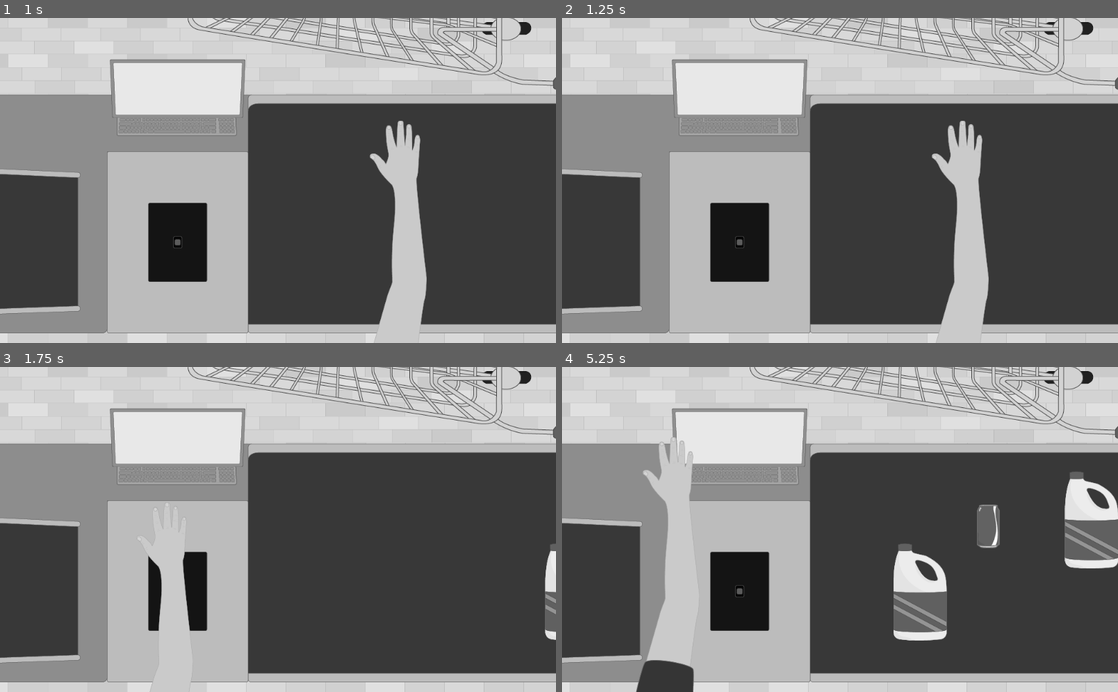
Above: before the commit, frames 1-4 (two rows, left to right).
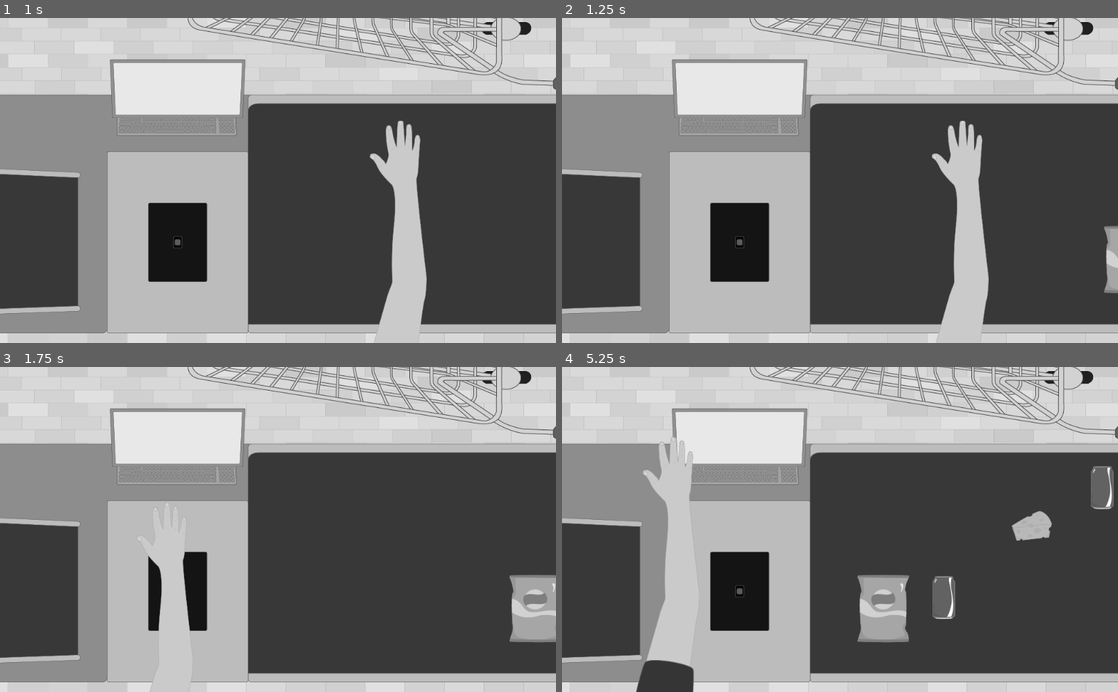
Above: after the commit, the same moments.

Repository: williamPropp/Wage-Mart
Game: Godot game, scene res://scenes/scanning_scene.tscn
Two runs of this game, one before a commit and one after it. Both use one fixed random seed, a clock stepped at 60 frames per second and the inputs below. The engine's default icon, where the game draws it, is replaced by a stand-in: a white triangle on a blue panel in a dark square.
Inputs (mouse positions are in pixels of both pictures, inside the frame that each line leads up to):
- Up to frame 1 (1 s): tap Enter at 0.5 s; move the mouse to (400, 164) at 0.52 s; click (400, 164) at 0.6 s
- Up to frame 2 (1.25 s): no input
- Up to frame 3 (1.75 s): move the mouse to (166, 545) at 1.27 s; click (166, 545) at 1.35 s
- Up to frame 4 (5.25 s): move the mouse to (895, 458) at 2.02 s; click (895, 458) at 2.1 s; move the mouse to (812, 594) at 2.77 s; click (812, 594) at 2.85 s; move the mouse to (1006, 578) at 3.52 s; click (1006, 578) at 3.6 s; tap Escape (pause) at 4.15 s; click "Resume" at 4.25 s; move the mouse to (673, 480) at 5.02 s; click (673, 480) at 5.1 s

Frame 1 is identical in both runs. In frame 2, 0.4% of the frame differs, in the area x 97-100%, y 63-85%; in frame 3, 1.7%; in frame 4, 7.3%, in the area x 53-100%, y 30-85%.

Commit message:
physics grocery item now follows hand, added placeholder bag, while dragging groc_item can phase through bag walls

Diff:
--- /dev/null
+++ b/prefabs/grocery_item_physics.tscn
@@ -0,0 +1,25 @@
+[gd_scene load_steps=3 format=2]
+
+[ext_resource path="res://icon.png" type="Texture" id=1]
+[ext_resource path="res://scripts/grocery_item_physics.gd" type="Script" id=2]
+
+[node name="grocery_item_physics" type="RigidBody2D" groups=["grocery_items_physics"]]
+script = ExtResource( 2 )
+
+[node name="groc_item_hbox" type="Area2D" parent="."]
+
+[node name="area2d\'s poly" type="CollisionPolygon2D" parent="groc_item_hbox"]
+position = Vector2( 1, 0 )
+scale = Vector2( 1.21119, 1.15136 )
+polygon = PoolVector2Array( -31, -31, -31, 30, 30, 31, 31, -31 )
+
+[node name="grocery_item_sprite" type="Sprite" parent="."]
+texture = ExtResource( 1 )
+
+[node name="groc_item_rigib_body_poly" type="CollisionPolygon2D" parent="."]
+polygon = PoolVector2Array( -31, -31, -31, 30, 30, 31, 31, -31 )
+
+[connection signal="mouse_entered" from="." to="." method="_on_grocery_item_physics_mouse_entered"]
+[connection signal="mouse_exited" from="." to="." method="_on_grocery_item_physics_mouse_exited"]
+[connection signal="area_entered" from="groc_item_hbox" to="." method="_on_groc_item_hbox_area_entered"]
+[connection signal="area_exited" from="groc_item_hbox" to="." method="_on_groc_item_hbox_area_exited"]
--- a/project.godot
+++ b/project.godot
@@ -43,6 +43,7 @@
 [physics]
 
 common/enable_pause_aware_picking=true
+2d/default_gravity=500
 
 [rendering]
 
--- /dev/null
+++ b/scenes/bagging_scene.tscn
@@ -0,0 +1,109 @@
+[gd_scene load_steps=9 format=2]
+
+[ext_resource path="res://scenes/gui.tscn" type="PackedScene" id=1]
+[ext_resource path="res://materials+shaders/black_n_white.gdshader" type="Shader" id=2]
+[ext_resource path="res://assets/open_arm.png" type="Texture" id=3]
+[ext_resource path="res://prefabs/grocery_item_physics.tscn" type="PackedScene" id=4]
+[ext_resource path="res://scripts/bagging_scene.gd" type="Script" id=5]
+[ext_resource path="res://icon.png" type="Texture" id=6]
+
+[sub_resource type="RectangleShape2D" id=2]
+extents = Vector2( 1.41072, 30.125 )
+
+[sub_resource type="ShaderMaterial" id=1]
+shader = ExtResource( 2 )
+shader_param/weight = 1.0
+
+[node name="bagging_scene" type="Node2D"]
+script = ExtResource( 5 )
+
+[node name="hand" type="Sprite" parent="." groups=["hand"]]
+position = Vector2( 733, 286 )
+z_index = 2
+texture = ExtResource( 3 )
+centered = false
+offset = Vector2( -80, -80 )
+
+[node name="hand_hbox" type="Area2D" parent="hand"]
+position = Vector2( -733, -286 )
+
+[node name="hand_hbox_poly" type="CollisionPolygon2D" parent="hand/hand_hbox"]
+polygon = PoolVector2Array( 719, 327, 706, 297, 718, 243, 763, 257, 766, 297, 760, 327 )
+
+[node name="grocery_bag" type="Node2D" parent="."]
+
+[node name="bag_wall_left" type="Sprite" parent="grocery_bag"]
+position = Vector2( 236, 390 )
+scale = Vector2( 3.5, 4.5 )
+texture = ExtResource( 6 )
+
+[node name="wall_static_body" type="StaticBody2D" parent="grocery_bag/bag_wall_left"]
+position = Vector2( -0.571419, 2.22223 )
+rotation = 0.785398
+
+[node name="CollisionShape2D" type="CollisionShape2D" parent="grocery_bag/bag_wall_left/wall_static_body"]
+position = Vector2( 20.1133, 19.3949 )
+rotation = 0.785398
+shape = SubResource( 2 )
+
+[node name="wall_static_body2" type="StaticBody2D" parent="grocery_bag/bag_wall_left"]
+
+[node name="CollisionShape2D" type="CollisionShape2D" parent="grocery_bag/bag_wall_left/wall_static_body2"]
+position = Vector2( 30.5714, -0.222221 )
+shape = SubResource( 2 )
+
+[node name="wall_static_body3" type="StaticBody2D" parent="grocery_bag/bag_wall_left"]
+
+[node name="CollisionShape2D" type="CollisionShape2D" parent="grocery_bag/bag_wall_left/wall_static_body3"]
+position = Vector2( -29.7143, -0.444443 )
+shape = SubResource( 2 )
+
+[node name="gui" parent="." instance=ExtResource( 1 )]
+layer = 3
+
+[node name="frame" type="Control" parent="."]
+visible = false
+margin_top = -100.0
+margin_right = 40.0
+margin_bottom = -60.0
+
+[node name="frame_left" type="ColorRect" parent="frame"]
+margin_left = -531.0
+margin_bottom = 800.0
+color = Color( 0.333333, 0.333333, 0.333333, 1 )
+
+[node name="frame_right" type="ColorRect" parent="frame"]
+margin_left = 1024.0
+margin_right = 1686.0
+margin_bottom = 800.0
+color = Color( 0.333333, 0.333333, 0.333333, 1 )
+
+[node name="frame_top" type="ColorRect" parent="frame"]
+margin_right = 1024.0
+margin_bottom = 100.0
+color = Color( 0.333333, 0.333333, 0.333333, 1 )
+
+[node name="frame_bottom" type="ColorRect" parent="frame"]
+margin_top = 700.0
+margin_right = 1024.0
+margin_bottom = 800.0
+color = Color( 0.333333, 0.333333, 0.333333, 1 )
+
+[node name="greyscale_parent" type="CanvasLayer" parent="."]
+layer = 3
+
+[node name="greyscale" type="ColorRect" parent="greyscale_parent"]
+material = SubResource( 1 )
+anchor_left = 1.0
+anchor_right = 1.0
+anchor_bottom = 1.0
+margin_left = -1024.0
+margin_bottom = 600.0
+mouse_filter = 2
+color = Color( 0.839216, 0.278431, 0.278431, 0 )
+__meta__ = {
+"_edit_lock_": true
+}
+
+[node name="grocery_item_physics" parent="." instance=ExtResource( 4 )]
+position = Vector2( 502, 367 )
--- a/scenes/scanning_scene.tscn
+++ b/scenes/scanning_scene.tscn
@@ -1,13 +1,12 @@
-[gd_scene load_steps=10 format=2]
+[gd_scene load_steps=9 format=2]
 
 [ext_resource path="res://scenes/gui.tscn" type="PackedScene" id=1]
-[ext_resource path="res://scanning_scene.gd" type="Script" id=2]
+[ext_resource path="res://scripts/scanning_scene.gd" type="Script" id=2]
 [ext_resource path="res://assets/scanner_and_conveyors.png" type="Texture" id=3]
 [ext_resource path="res://assets/open_arm.png" type="Texture" id=4]
 [ext_resource path="res://assets/tiled_floor.png" type="Texture" id=5]
 [ext_resource path="res://assets/shopping_cart.png" type="Texture" id=6]
 [ext_resource path="res://materials+shaders/black_n_white.gdshader" type="Shader" id=7]
-[ext_resource path="res://prefabs/grocery_item.tscn" type="PackedScene" id=8]
 
 [sub_resource type="ShaderMaterial" id=2]
 shader = ExtResource( 7 )
@@ -38,7 +37,7 @@
 position = Vector2( -733, -286 )
 
 [node name="hand_hbox_poly" type="CollisionPolygon2D" parent="hand/hand_hbox"]
-polygon = PoolVector2Array( 719, 327, 705, 289, 718, 243, 763, 257, 770, 304, 760, 327 )
+polygon = PoolVector2Array( 719, 327, 706, 297, 718, 243, 763, 257, 766, 297, 760, 327 )
 
 [node name="scanner" type="Area2D" parent="." groups=["scanner"]]
 
@@ -49,9 +48,9 @@
 [node name="entry_conveyor" type="Area2D" parent="." groups=["entry_conveyor"]]
 
 [node name="entry_conveyor_poly" type="CollisionPolygon2D" parent="entry_conveyor"]
-position = Vector2( -21825.3, -876.566 )
-scale = Vector2( 31.0368, 4.33824 )
-polygon = PoolVector2Array( 718.05, 327, 718, 243, 740, 243, 740.132, 328 )
+position = Vector2( -39044.3, -878 )
+scale = Vector2( 55.3704, 4.33824 )
+polygon = PoolVector2Array( 713.744, 326.4, 713.654, 242.956, 740, 243, 740.132, 328 )
 
 [node name="conveyor_stop" type="Area2D" parent="." groups=["conveyor_stop"]]
 
@@ -117,15 +116,3 @@
 __meta__ = {
 "_edit_lock_": true
 }
-
-[node name="grocery_item" parent="." instance=ExtResource( 8 )]
-visible = false
-position = Vector2( 347, 179 )
-
-[node name="grocery_item2" parent="." instance=ExtResource( 8 )]
-visible = false
-position = Vector2( 173, 179 )
-scale = Vector2( 1.54688, 1 )
-
-[connection signal="area_entered" from="hand/hand_hbox" to="." method="_on_hand_hbox_area_entered"]
-[connection signal="area_exited" from="hand/hand_hbox" to="." method="_on_hand_hbox_area_exited"]
--- /dev/null
+++ b/scripts/bagging_scene.gd
@@ -0,0 +1,32 @@
+extends Node2D
+
+var rng = RandomNumberGenerator.new()
+
+onready var hand = get_node("hand")
+
+onready var hand_open_sprite = load("res://assets/open_arm.png")
+onready var hand_closed_sprite = load("res://assets/closed_arm.png")
+
+var held_grocery_item
+
+func _ready():
+	rng.randomize()
+
+func _input(event):
+	if(event is InputEventMouseMotion):
+		if(event.position.x > 55 && event.position.x < 985):
+			hand.position.x = event.position.x
+		if(event.position.y > 200):
+			hand.position.y = event.position.y
+
+	if Input.is_action_just_pressed("left_mouse"):
+		hand.texture = hand_closed_sprite
+	elif Input.is_action_just_released("left_mouse"):
+		hand.texture = hand_open_sprite
+
+func spawn_customers_items():
+	pass
+
+func edit_saturation(value):
+	var shader = get_node("greyscale_parent/greyscale").material
+	shader.set_shader_param("weight", value)
--- a/scripts/global.gd
+++ b/scripts/global.gd
@@ -1,20 +1,24 @@
 extends Node
 
-var current_scene_state
-enum Scene_States {main_menu_scene_state, scanning_scene_state, baggin_scene_state, finance_scene_state}
+enum Scene_State {main_menu_scene_state, scanning_scene_state, bagging_scene_state, finance_scene_state}
+var current_scene_state = Scene_State.scanning_scene_state
+#var current_scene_state = Scene_State.bagging_scene_state
 
 var grocery_item_types = ["apple", "bleach", "cheese", "chips", "soda"]
+var is_entry_conveyor_active = true
 
 var hand
 var hand_position
 
 func _ready():
 	Input.set_mouse_mode(Input.MOUSE_MODE_HIDDEN)
-
+#	if(current_scene_state == Scene_State.scanning_scene_state || current_scene_state == Scene_State.bagging_scene_state):
+#		hand = get_tree().get_nodes_in_group("hand")[0]
 	hand = get_tree().get_nodes_in_group("hand")[0]
 
 func _physics_process(delta):
-	hand_position = hand.position
+	if(current_scene_state == Scene_State.scanning_scene_state):
+		hand_position = hand.position
 
 func play_sound(sample_name, bus = "Master"):
 	var sample_path
--- a/scripts/grocery_item.gd
+++ b/scripts/grocery_item.gd
@@ -8,7 +8,6 @@
 var pickup_grow_factor = 1.05
 var conveyor_speed = 2
 
-var is_entry_conveyor_active = true
 var is_pickupable = false
 var on_entry_conveyor = false
 var on_exit_conveyor = false
@@ -39,8 +38,12 @@
 		position = Global.hand_position + click_offset
 
 func _physics_process(delta):
-	if(on_entry_conveyor && !is_dragging && is_entry_conveyor_active && position.x > 460):
-		self.position.x -= conveyor_speed
+	if(on_entry_conveyor && !is_dragging && Global.is_entry_conveyor_active):
+		if(position.x > 1024):
+			self.position.x -= 5 * conveyor_speed
+		elif(position.x > 460):
+			self.position.x -= conveyor_speed
+
 	if(on_exit_conveyor && !is_dragging):
 		self.position.x -= conveyor_speed
 
@@ -60,8 +63,9 @@
 	elif(area.is_in_group("entry_conveyor")):
 		on_entry_conveyor = entered
 	elif(area.is_in_group("conveyor_stop")):
-		for groc_item in get_tree().get_nodes_in_group("grocery_items"):
-			groc_item.is_entry_conveyor_active = !entered
+#		for groc_item in get_tree().get_nodes_in_group("grocery_items"):
+#			groc_item.is_entry_conveyor_active = !entered
+		Global.is_entry_conveyor_active = !entered
 	elif(area.is_in_group("exit_conveyor")):
 		on_exit_conveyor = entered
 
--- /dev/null
+++ b/scripts/grocery_item_physics.gd
@@ -0,0 +1,45 @@
+extends RigidBody2D
+
+var translate_offset
+var is_pickupable = false
+var is_dragging = false
+
+var pickup_grow_factor = 1.05
+
+
+#func _ready():
+#	self.set_sleeping(true)
+
+func _input(event):
+	if Input.is_action_just_pressed("left_mouse") && is_pickupable:
+		is_dragging = true
+		self.get_node("grocery_item_sprite").scale = Vector2(pickup_grow_factor, pickup_grow_factor)
+		print("picked up")
+	elif Input.is_action_just_released("left_mouse") && is_dragging:
+		self.get_node("grocery_item_sprite").scale = Vector2(1, 1)
+		self.apply_impulse(Vector2(0,0), Vector2(0,1))
+		self.set_sleeping(false)
+		is_dragging = false
+
+func _physics_process(delta):
+	if(is_dragging):
+		self.global_position = Global.hand_position
+
+func _integrate_forces(state):
+	if(is_dragging):
+		state.set_linear_velocity(Vector2(0,0))
+		state.set_angular_velocity(0)
+
+
+func apply_texture(texture_name):
+	if(Global.grocery_item_types.has(texture_name)):
+		get_node("grocery_item_sprite").texture = load("res://assets/" + texture_name + ".png")
+	else:
+		print("texture_name not in Global.grocery_item_types")
+
+func _on_groc_item_hbox_area_entered(area):
+	if(area.get_parent().is_in_group("hand")): is_pickupable = true
+
+
+func _on_groc_item_hbox_area_exited(area):
+	if(area.get_parent().is_in_group("hand")): is_pickupable = false
--- a/scripts/pause_menu.gd
+++ b/scripts/pause_menu.gd
@@ -4,19 +4,15 @@
 
 func _input(event):
 	if Input.is_action_just_pressed("pause"):
-		print(self.is_paused)
 		self.is_paused = !is_paused
-		print(self.is_paused)
 
 func set_is_paused(new_is_paused_value):
 	is_paused = new_is_paused_value
 	get_tree().paused = is_paused
 	visible = is_paused
 	if(is_paused):
-		print("pause")
 		Input.set_mouse_mode(Input.MOUSE_MODE_VISIBLE)
 	else:
-		print("unpause")
 		Input.set_mouse_mode(Input.MOUSE_MODE_HIDDEN)
 
 
--- a/scanning_scene.gd
+++ b/scripts/scanning_scene.gd
@@ -10,14 +10,10 @@
 onready var hand_closed_sprite = load("res://assets/closed_arm.png")
 
 var conveyor_speed = 1
-#var conveyor_rect
-
-var furthest_left_groc_item
 
 func _ready():
 	rng.randomize()
 	new_shopper()
-#	conveyor_rect = get_adjusted_rect(conveyor)
 
 func _input(event):
 	if(event is InputEventMouseMotion):
@@ -31,39 +27,22 @@
 	elif Input.is_action_just_released("left_mouse"):
 		hand.texture = hand_open_sprite
 
-#func get_adjusted_rect(object):
-#	var obj_rect = object.get_rect()
-#	var obj_size = obj_rect.size
-#	var obj_scale = object.scale
-#	var obj_adjusted_size = obj_size * obj_scale
-#	var obj_adjusted_pos = object.position
-#	var adjusted_rect = Rect2(obj_adjusted_pos.x, obj_adjusted_pos.y, obj_adjusted_size.x, obj_adjusted_size.y)
-#	return adjusted_rect
-
-#func is_point_within_area(point, rect):
-#	var rect_pos = rect.position
-#	var rect_size = rect.size
-#	var rect_top_bound = rect_pos.y
-#	var rect_bottom_bound = rect_pos.y + rect_size.y
-#	var rect_left_bound = rect_pos.x
-#	var rect_right_bound = rect_pos.x + rect_size.x
-#	return point.x > rect_left_bound && point.x < rect_right_bound && point.y > rect_top_bound && point.y < rect_bottom_bound
-
 func spawn_rand_grocery_item():
 	var new_grocery_item = load("res://prefabs/grocery_item.tscn").instance()
 	var rand_y = rng.randi_range(180, 400)
 	self.add_child(new_grocery_item)
-	new_grocery_item.position = Vector2(1050, rand_y)
-	new_grocery_item.apply_texture( Global.grocery_item_types[ rng.randi_range(0, 4) ] )
-	print(new_grocery_item.position)
-	print(new_grocery_item.z_index)
+	new_grocery_item.position = Vector2(1650, rand_y)
+	var rand_grocery_type = Global.grocery_item_types[ rng.randi_range(0, 4) ]
+	new_grocery_item.apply_texture(rand_grocery_type)
+	new_grocery_item.grocery_type = rand_grocery_type
 
 func new_shopper():
-	var num_items = rng.randi_range(3, 7)
+#	var num_items = rng.randi_range(3, 7)
+	var num_items = 7
 	var time_between_items = rng.randf_range(0.7, 2)
 	for i in range(0,num_items):
+		spawn_rand_grocery_item()
 		yield(get_tree().create_timer(time_between_items), "timeout")
-		spawn_rand_grocery_item()
 
 
 func edit_saturation(value):
